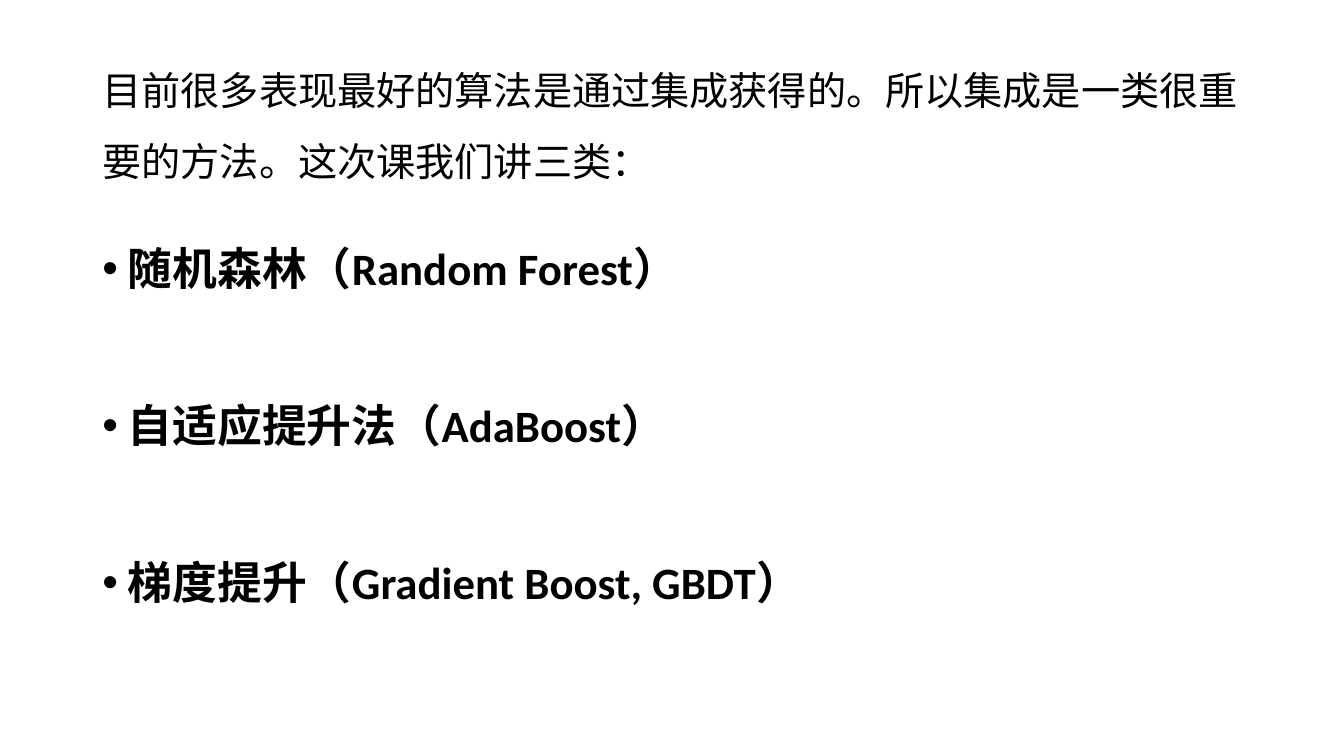
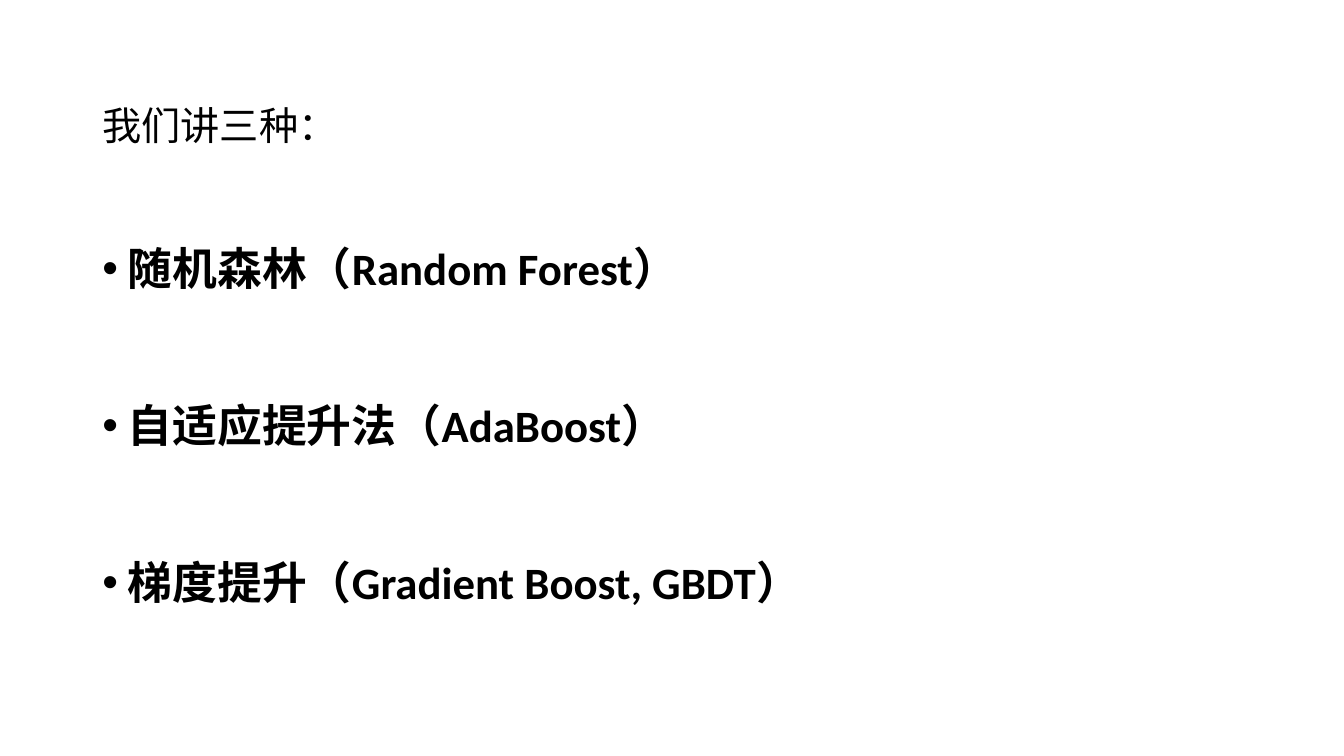
Before and after one commit to xiaodongli1986/teaching_AI, a slide deck: slide 4 of week11_ensemble.pptx. Drawn at 1344x756 pixels with LibreOffice and Linux fonts; fonts in the diff are those of the drawing. Boxes give left, top, right and bottom in pixels: in the first picture for what was removed or moved away, otherwise in the second. Text is boxed around its words. In the diff, an @@ line names an element or a change of style, - is before the commit and + after.

```diff
--- a/week11_ensemble.pptx
+++ b/week11_ensemble.pptx
@@ title at (102, 107, 337, 144): text changed @@
-目前很多表现最好的算法是通过集成获得的。所以集成是一类很重要的方法。这次课我们讲三类：
+我们讲三种：
```
Also in this commit, not shown: 11 other slides changed, 3 other files.
